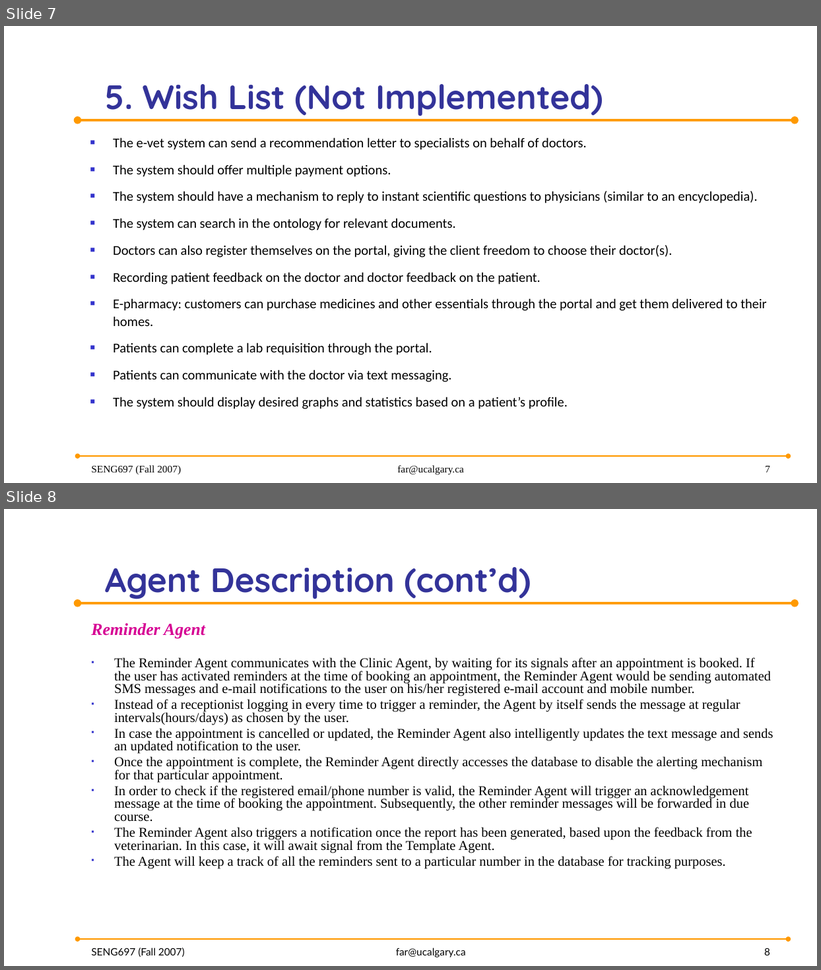
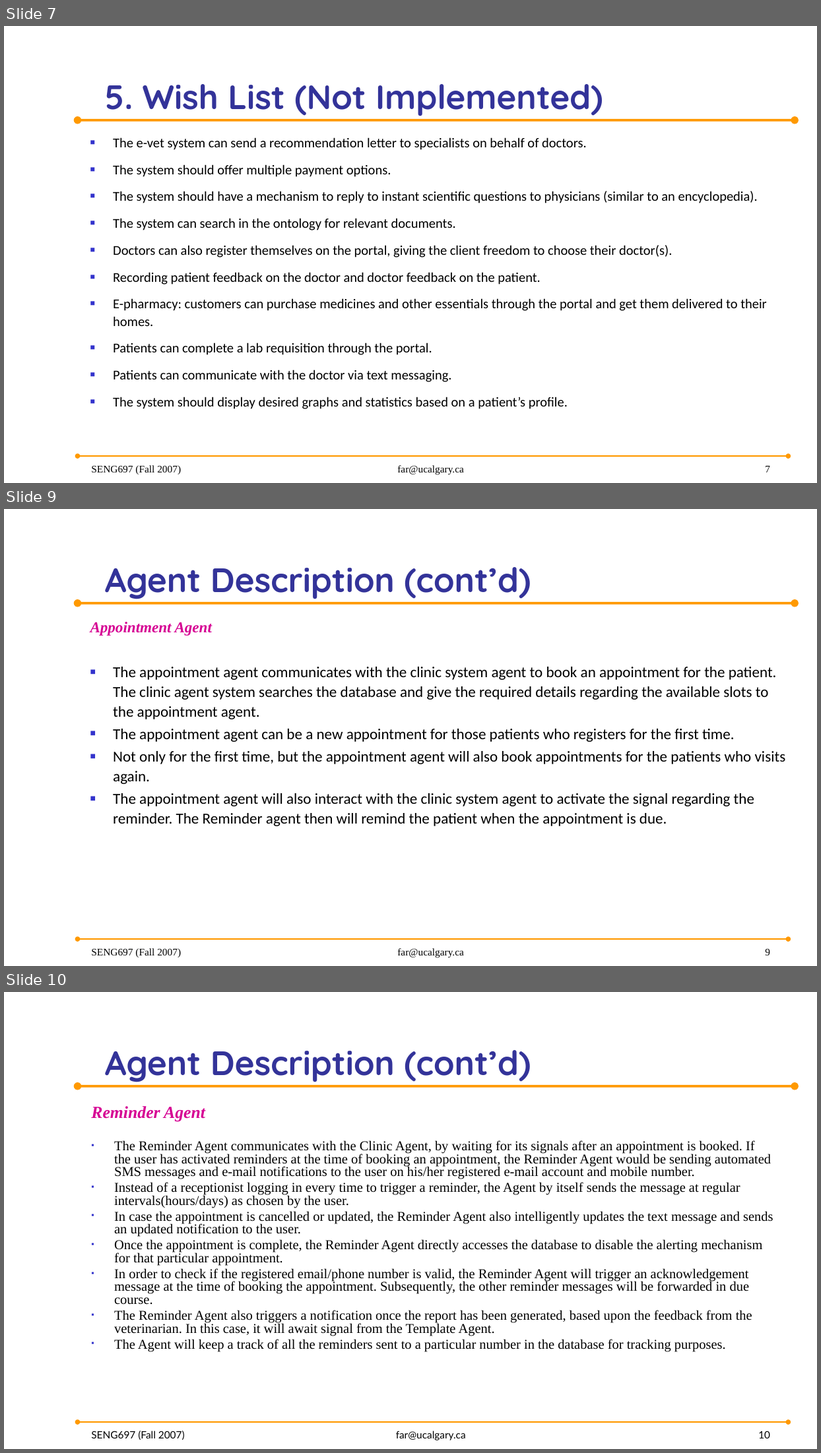
Before and after one commit to anish30145784/SENG696_GroupD, a slide deck: GroupD_ProjectPresentation.pptx. Shown one above the other, each under a label of ours: slides 7 and 8 before the commit, slides 7, 9 and 10 after it; the slides between them are not shown. The pictures are 821x970 and 821x1453 pixels, drawn with LibreOffice and Linux fonts; fonts in the diff are those of the drawing; background and template pictures are left out. Boxes give left, top, right and bottom in pixels: in the first picture for what was removed or moved away, otherwise in the second. Text is boxed around its words. In the diff, an @@ line names an element or a change of style, - is before the commit and + after.

Commit message:
Added clinic system agent description and appointment system agent description, updated role schema and interaction model

```diff
--- a/GroupD_ProjectPresentation.pptx
+++ b/GroupD_ProjectPresentation.pptx
@@ slide 9 added at (4, 509, 817, 966), background picture (left out); not listed: 2 template elements that a slide beside it also shows @@
@@ title added at (105, 567, 531, 599), 40 pt, text #333399, bold @@
+Agent Description (cont’d)
@@ text added at (90, 622, 786, 826), 18 pt, text #000000 @@
+Appointment Agent
+■ The appointment agent communicates with the clinic system agent to book an appointment for the patient. The clinic agent system searches the database and give the required details regarding the available slots to the appointment agent.
+■ The appointment agent can be a new appointment for those patients who registers for the first time.
+■ Not only for the first time, but the appointment agent will also book appointments for the patients who visits again.
+■ The appointment agent will also interact with the clinic system agent to activate the signal regarding the reminder. The Reminder agent then will remind the patient when the appointment is due.
@@ text added at (91, 949, 181, 958), 12 pt, text #000000 @@
+SENG697 (Fall 2007)
@@ text added at (397, 949, 464, 958), 12 pt, text #000000 @@
+far@ucalgary.ca
@@ page number added at (765, 949, 770, 956), 12 pt, text #000000 @@
+9
@@ what was slide 8 is now slide 10 @@
@@ page number at (758, 1432, 770, 1439): text changed @@
-8
+10
```
Also in this commit, not shown: 1 other slide added, 1 other file.
